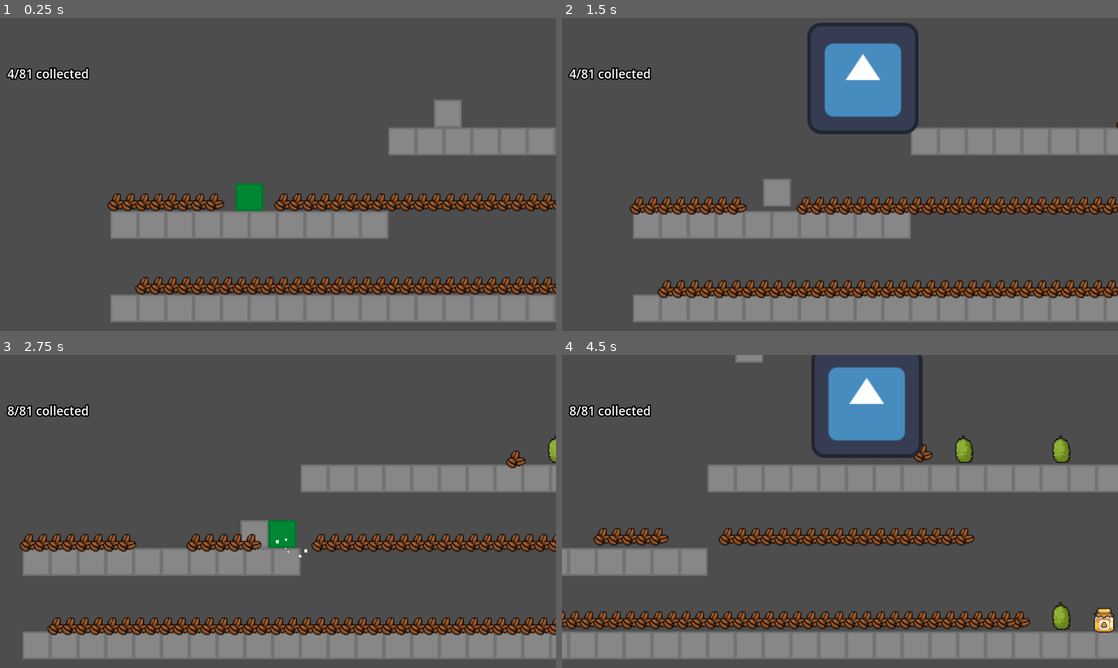
Above: before the commit, frames 1-4 (two rows, left to right).
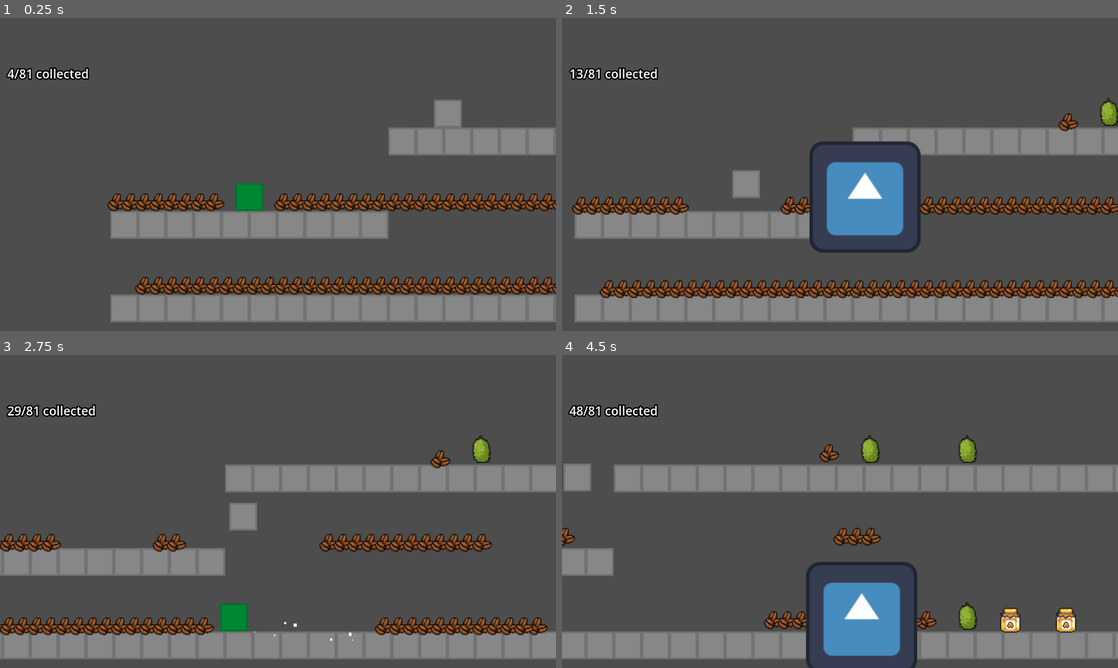
Above: after the commit, the same moments.

Repository: JumbledOne/RPHGameProject
Game: Godot game, scene res://scenes/game_scene/game_scene.tscn
The game is run twice, just before and just after one commit, with the same random seed, the same clock (stepped at 60 frames per second) and the same inputs. The engine's default icon, where the game draws it, is replaced by a stand-in: a white triangle on a blue panel in a dark square.
Inputs:
- Up to frame 1 (0.25 s): no input
- Up to frame 2 (1.5 s): tap Enter at 0.5 s; hold I (ability) 0.53-1.28 s; hold D (right) from 0.53 s (still down); tap Space (jump) at 0.77 s; tap E (attack) at 1.35 s
- Up to frame 3 (2.75 s): tap Space (jump) at 1.52 s; release D (right) at 2.03 s; hold A (left) from 2.03 s (still down); hold I (ability) from 2.03 s (still down)
- Up to frame 4 (4.5 s): release A (left) at 2.78 s; release I (ability) at 2.78 s; hold D (right) 2.78-4.28 s; tap E (attack) at 2.85, 4.35 s; tap Space (jump) at 3.02, 3.77 s; hold I (ability) 3.53-4.28 s; hold A (left) from 4.28 s (still down)

The runs differ from the first frame. In frame 2, 19% of the frame differs, in the area x 1-100%, y 1-98%; in frame 3, 14%; in frame 4, 19%, in the area x 0-100%, y 0-100%.

Commit message:
Restored old player movement parameters

Diff:
--- a/src/scripts/player/player.tscn
+++ b/src/scripts/player/player.tscn
@@ -10,6 +10,11 @@
 
 [node name="Player" type="CharacterBody2D" unique_id=1043310607 groups=["player"]]
 script = ExtResource("1_kai5h")
+walk_speed = 200.0
+walk_time_to_full_speed = 0.2
+sprint_speed = 300.0
+sprint_time_to_full_speed = 0.2
+gravity = 1960.0
 
 [node name="PlayerModel" parent="." unique_id=566320765 instance=ExtResource("2_so2s4")]
 
